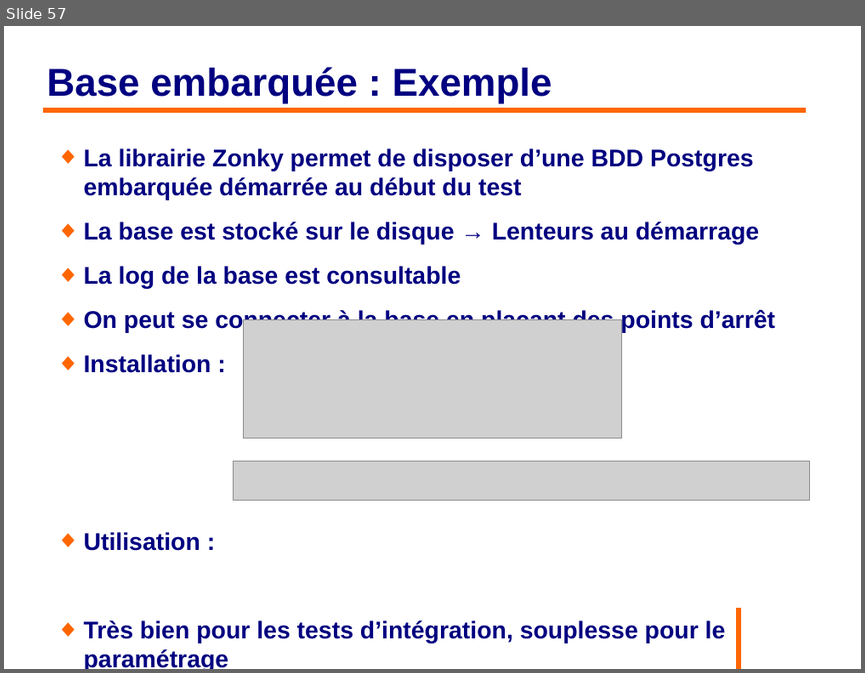
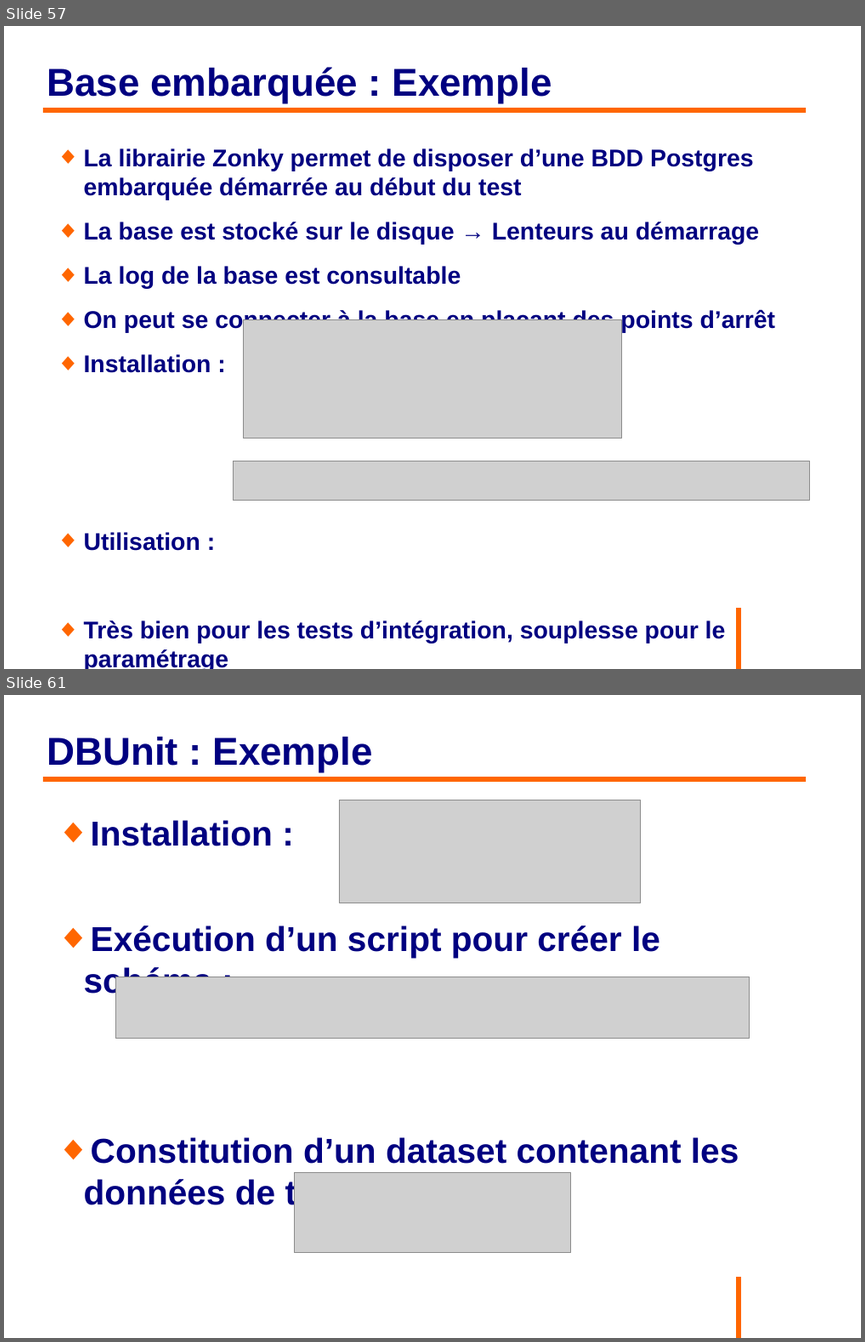
Before and after one commit to philphils/tests-unitaires-et-moins-unitaires, a slide deck: tests-unitaires-cours/nouveauDiapo/diapo_tests_unitaires.odp. Shown one above the other, each under a label of ours: slide 57 before the commit, slides 57 and 61 after it; the slides between them are not shown. The pictures are 865x673 and 865x1342 pixels, drawn with LibreOffice and Linux fonts; fonts in the diff are those of the drawing; grey boxes stand for pictures; background and template pictures are left out. Boxes give left, top, right and bottom in pixels: in the first picture for what was removed or moved away, otherwise in the second. Text is boxed around its words. In the diff, an @@ line names an element or a change of style, - is before the commit and + after.

Commit message:
Diapo partie dbunit

```diff
--- a/tests-unitaires-cours/nouveauDiapo/diapo_tests_unitaires.odp
+++ b/tests-unitaires-cours/nouveauDiapo/diapo_tests_unitaires.odp
@@ slide 61 added at box(4, 695, 861, 1338), background #FFFFFF; not listed: 1 template element that a slide beside it also shows @@
@@ title added at box(46, 737, 373, 772), 36 pt, text #000080, bold @@
+DBUnit : Exemple
@@ line added from (43, 779) to (806, 779), #FF6600 4.54 pt @@
@@ text added at box(84, 820, 738, 1210), 32 pt, text #000080, bold @@
+◆ Installation :
+◆ Exécution d’un script pour créer le schéma :
+◆ Constitution d’un dataset contenant les données de test :
@@ picture added at box(339, 800, 641, 903) @@
@@ picture added at box(115, 976, 749, 1038) @@
@@ picture added at box(295, 1173, 571, 1253) @@
```
Also in this commit, not shown: 5 slides changed, 4 other slides added.
